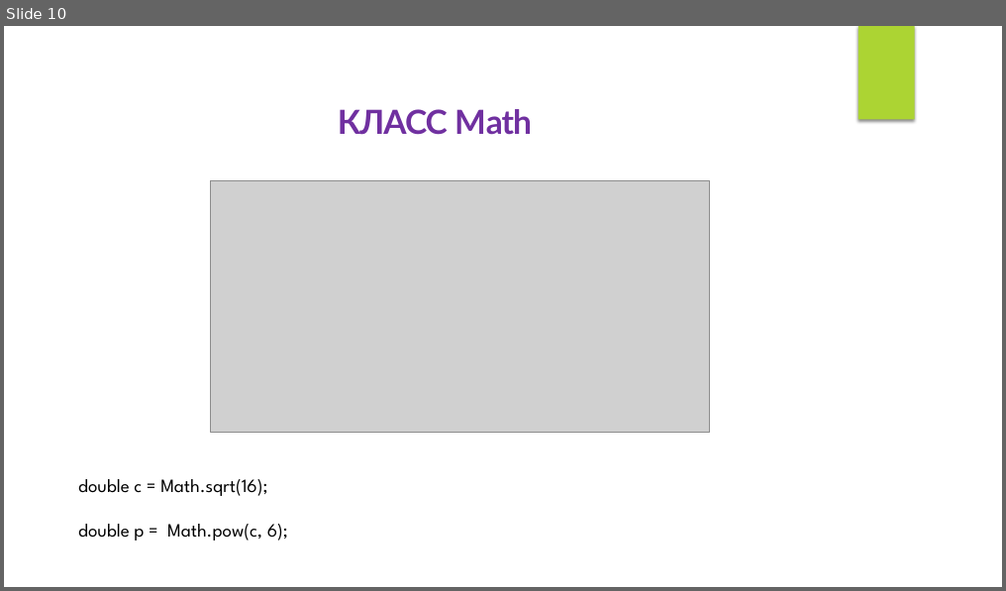
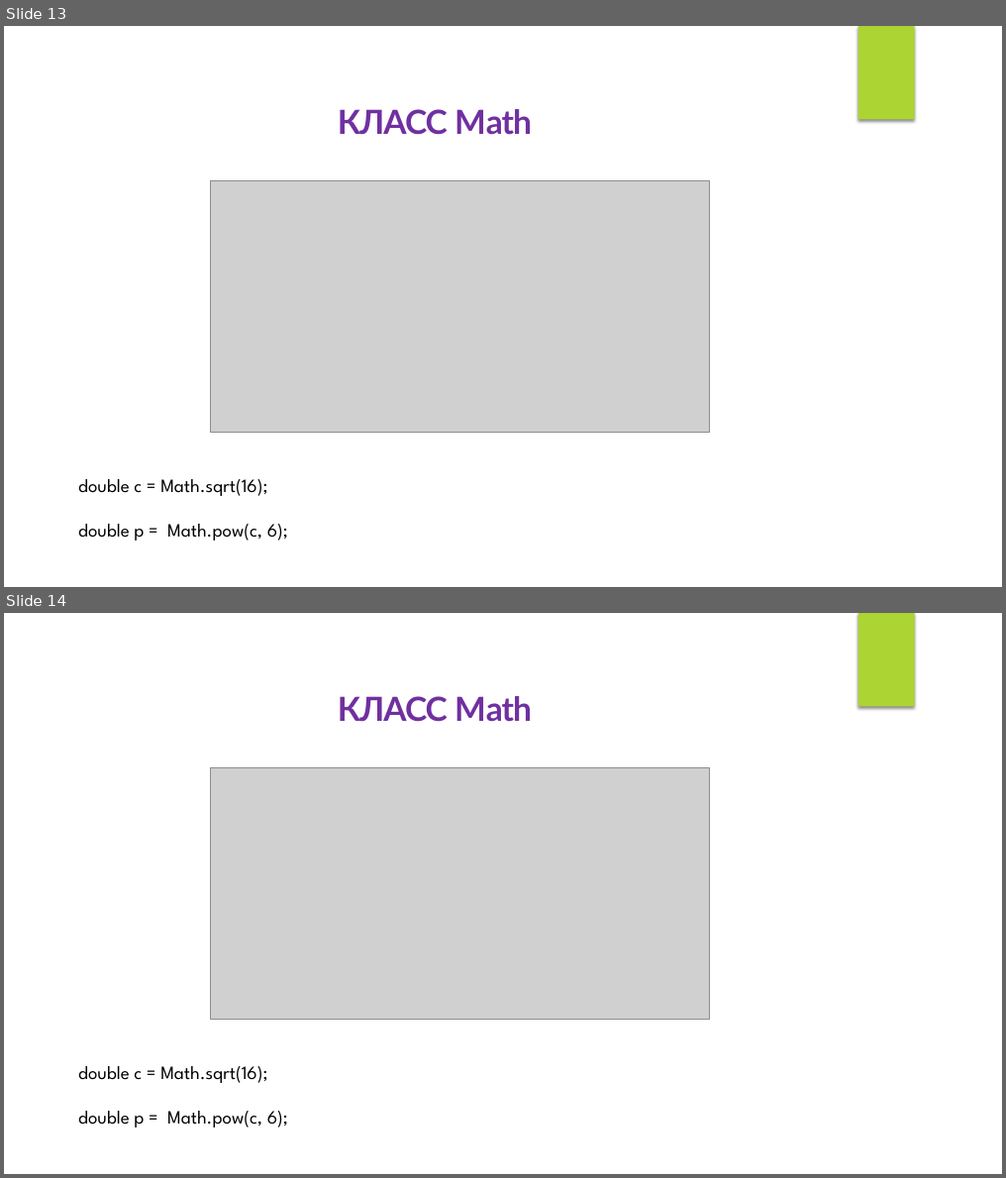
Before and after one commit to IriEfremova/LessonsCube, a slide deck: Samsung/Lesson3/Operation.pptx. Shown one above the other, each under a label of ours: slide 10 before the commit, slides 13 and 14 after it. The pictures are 1006x591 and 1006x1178 pixels, drawn with LibreOffice and Linux fonts; fonts in the diff are those of the drawing; grey boxes stand for pictures. Boxes give left, top, right and bottom in pixels: in the first picture for what was removed or moved away, otherwise in the second. Text is boxed around its words. In the diff, an @@ line names an element or a change of style, - is before the commit and + after.

```diff
--- a/Samsung/Lesson3/Operation.pptx
+++ b/Samsung/Lesson3/Operation.pptx
@@ slide 14 added at (x1=4, y1=613, x2=1002, y2=1174), background #FFFFFF; not listed: 1 template element that a slide beside it also shows @@
@@ text added at (x1=338, y1=696, x2=532, y2=722), 32 pt, text #7030A0, bold @@
+КЛАСС Math
@@ picture added at (x1=211, y1=768, x2=710, y2=1020) @@
@@ text added at (x1=78, y1=1066, x2=288, y2=1128), 18 pt, text #000000 @@
+double c = Math.sqrt(16);
+double p = Math.pow(c, 6);
@@ what was slide 10 is now slide 13 @@
```
Also in this commit, not shown: 1 slide changed, 15 other slides added, 12 slides removed, 1 other file.
